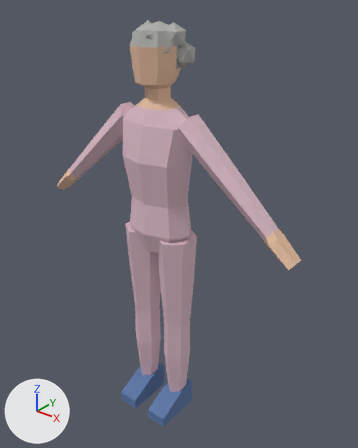
The FBX model Assets/Character/Patient_Female_Old/Patient_Female_Old.fbx: old version first, new version second.
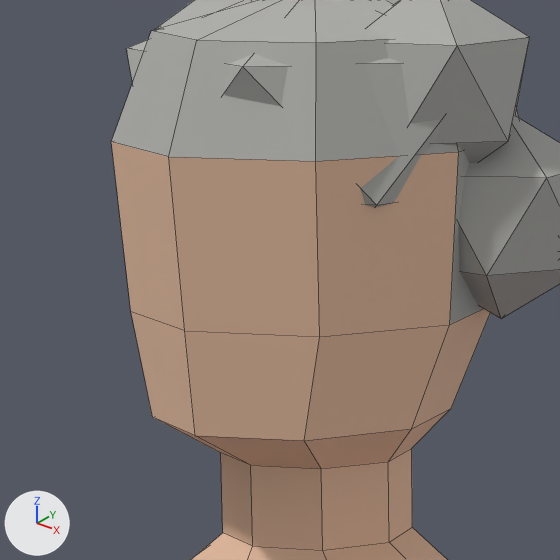
Old and new are each drawn whole from a 50 mm camera at (1.141, -1.309, 1.717) aimed at (0.047, 0.059, 0.869) and again close up on the part from 32% to 53% of the width and 6% to 23% of the height. Every picture has the same lights, and +X, +Y and +Z are marked at lower left. The last two pictures show the newer version. The close-ups show mesh edges as thin lines.

Names of what the first close-up shows: 'Patient_Female_Old'.
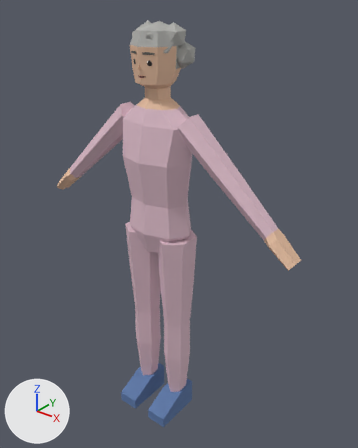
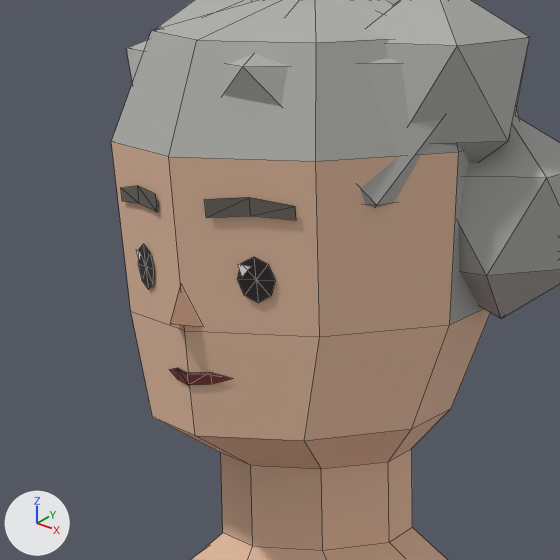
Changed parts and their boxes [x1, y1, x2, y2] in the close-ups (560 x 560 px):
part 1 of me_patient_female_old, added
    after: [121, 186, 296, 385]

Patch to the scene script:
```diff
--- a/Assets/Character/Patient_Female_Old/Patient_Female_Old.fbx.py
+++ b/Assets/Character/Patient_Female_Old/Patient_Female_Old.fbx.py
@@ img_facepalette_png @@
+img_facepalette_png = load_image('FacePalette.png', '../Face/FacePalette.png', 32, 16, 'sRGB')
@@ mat_patient_female_old_face @@
+mat_patient_female_old_face = principled_material('Patient_Female_Old_Face')
+mat_patient_female_old_face.texture = img_facepalette_png
+mat_patient_female_old_face.roughness = 0.55
@@ me_patient_female_old @@
 # used by ob_patient_female_old; location = (0.0, 0.0, 0.0)
-me_patient_female_old.from_pydata(...)  # 321 vertices, 348 faces; spans x -0.58..0.58, y -0.15..0.11, z 0.0..1.61
+me_patient_female_old.from_pydata(...)  # 401 vertices, 409 faces; spans x -0.58..0.58, y -0.15..0.11, z 0.0..1.61
+# me_patient_female_old part 1
+# 80 vertices are added at x -0.05..0.05, y -0.1..-0.07, z 1.44..1.52
+# 61 new faces join them, mat_patient_female_old_face (picture img_facepalette_png)
 me_patient_female_old.materials.append(mat_patient_female_old_bottom)
@@ me_patient_female_old @@
 me_patient_female_old.materials.append(mat_patient_female_old_shoes)
+me_patient_female_old.materials.append(mat_patient_female_old_face)  # picture img_facepalette_png
```
